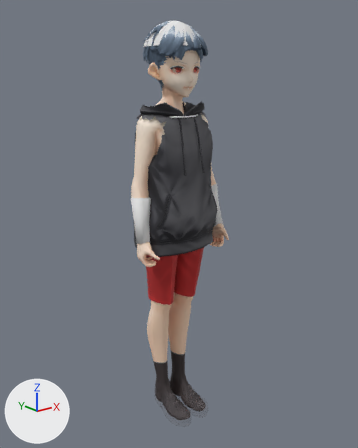
A saved change to the FBX model Assets/_Game/Resources/Art/Characters/h_gunwoo/h_gunwoo.fbx.
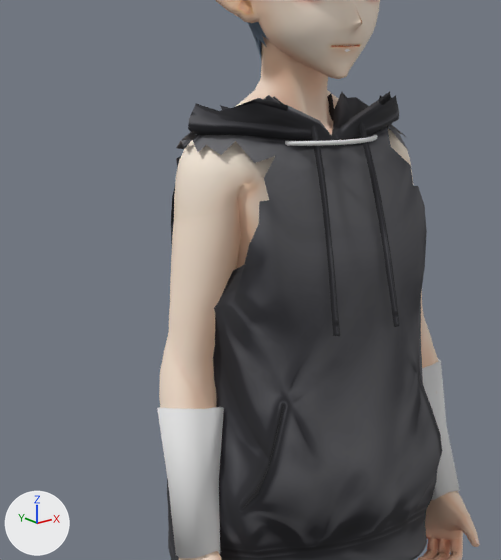
Each version is shown whole from a 50 mm lens placed at (-1.324, -1.694, 1.627), pointed at (0.026, -0.007, 0.953), then close up on the part from 23% to 66% of the width and 16% to 55% of the height. Every picture has the same lights, and +X, +Y and +Z are marked at lower left. The last two pictures show the newer version. Vertices at exactly the same position are counted once.

The first close-up shows 'Body'.
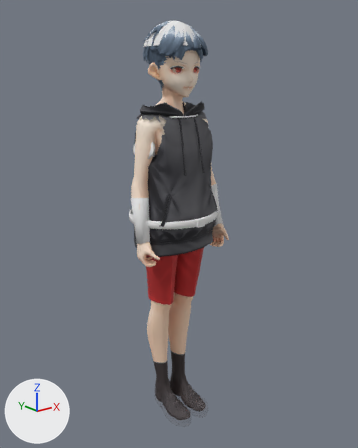
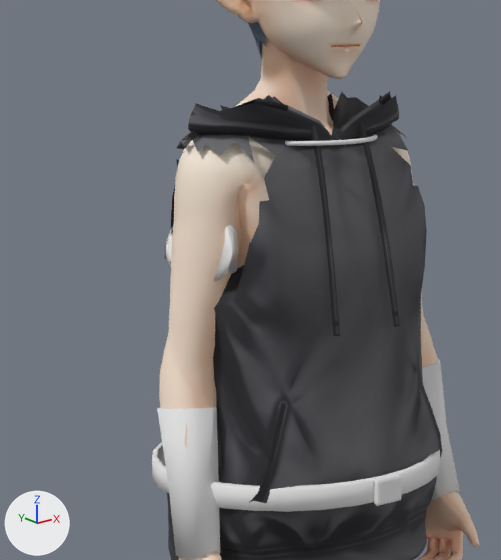
What the commit changed:
me_body_001 is used by ob_body; location (0.0, 0.0, 0.0).
me_body_001 had 13183 vertices, 22335 faces and spanned x -0.24..0.24, y -0.18..0.15, z 0.0..1.81.
me_body_001 now has 13523 vertices, 22655 faces and spans x -0.24..0.24, y -0.19..0.18, z 0.0..1.81.
me_body_001 part 1: a new loose piece of 224 vertices spanning x -0.21..0.21, y -0.18..0.18, z 0.99..1.02, in mat_m_toon (white #e7e7e7).
me_body_001 part 2: a new loose piece of 60 vertices spanning x -0.18..-0.1, y -0.07..0.09, z 1.27..1.36, in mat_m_toon (white #e7e7e7).
me_body_001 part 3: a new loose piece of 56 vertices spanning x -0.02..0.02, y -0.19..-0.18, z 0.99..1.02, in mat_m_toon (white #e7e7e7).
Part 4, on me_body_001:
8 vertices are removed from x -0.22..0.21, y -0.05..0.02, z 1.1..1.12.
53 faces are deleted.
3 vertices in x -0.17..0.17, y -0.05, z 1.11 move by (0.0, 0.01, 0.0).
5 vertices move from x -0.22..0.22, y -0.05..0.02, z 1.1..1.11 to x -0.22..0.22, y -0.04..0.02, z 1.1..1.11.
8 vertices are added at x -0.22..0.22, y -0.05..0.02, z 1.1..1.12.
4 new faces join them, mat_m00_006_01_tops_01_cloth (picture img_m00_006_01_tops_01_cloth_png).
49 new faces join them, mat_m_toon (white #e7e7e7).

Boxes [x1, y1, x2, y2] around the edits, measured in the close-ups (501 x 560 px; the box of a moved part takes in the faces that stretch with it):
'Body', reshaped
    before: [157, 0, 480, 560]
    after: [152, 0, 480, 560]
part 1 of me_body_001, added
    after: [152, 442, 441, 512]
part 2 of me_body_001, added
    after: [164, 225, 239, 282]
part 3 of me_body_001, added
    after: [374, 474, 402, 506]
part 4 of me_body_001, moved or reshaped
    before: [157, 136, 426, 483]
    after: [157, 127, 426, 483]
